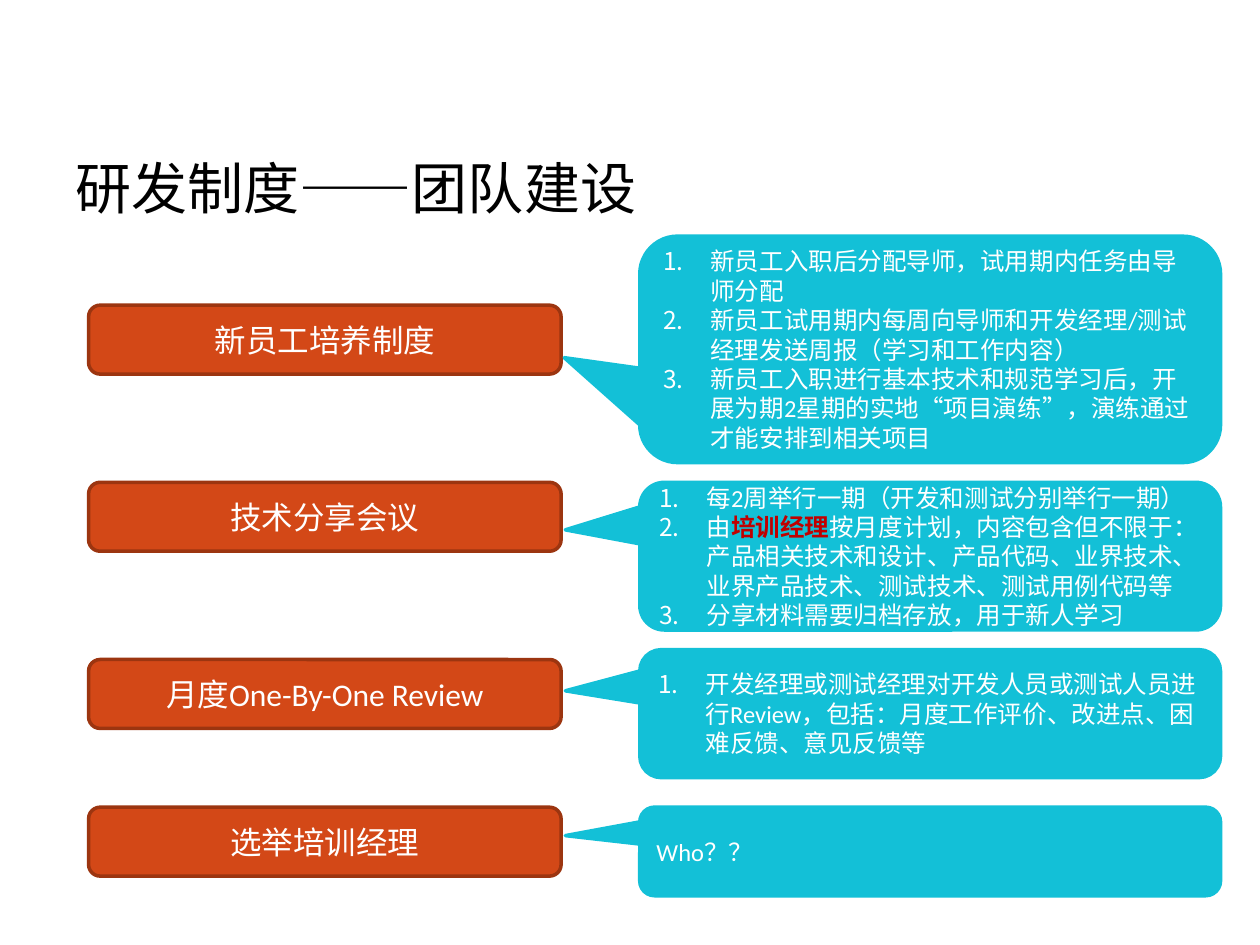
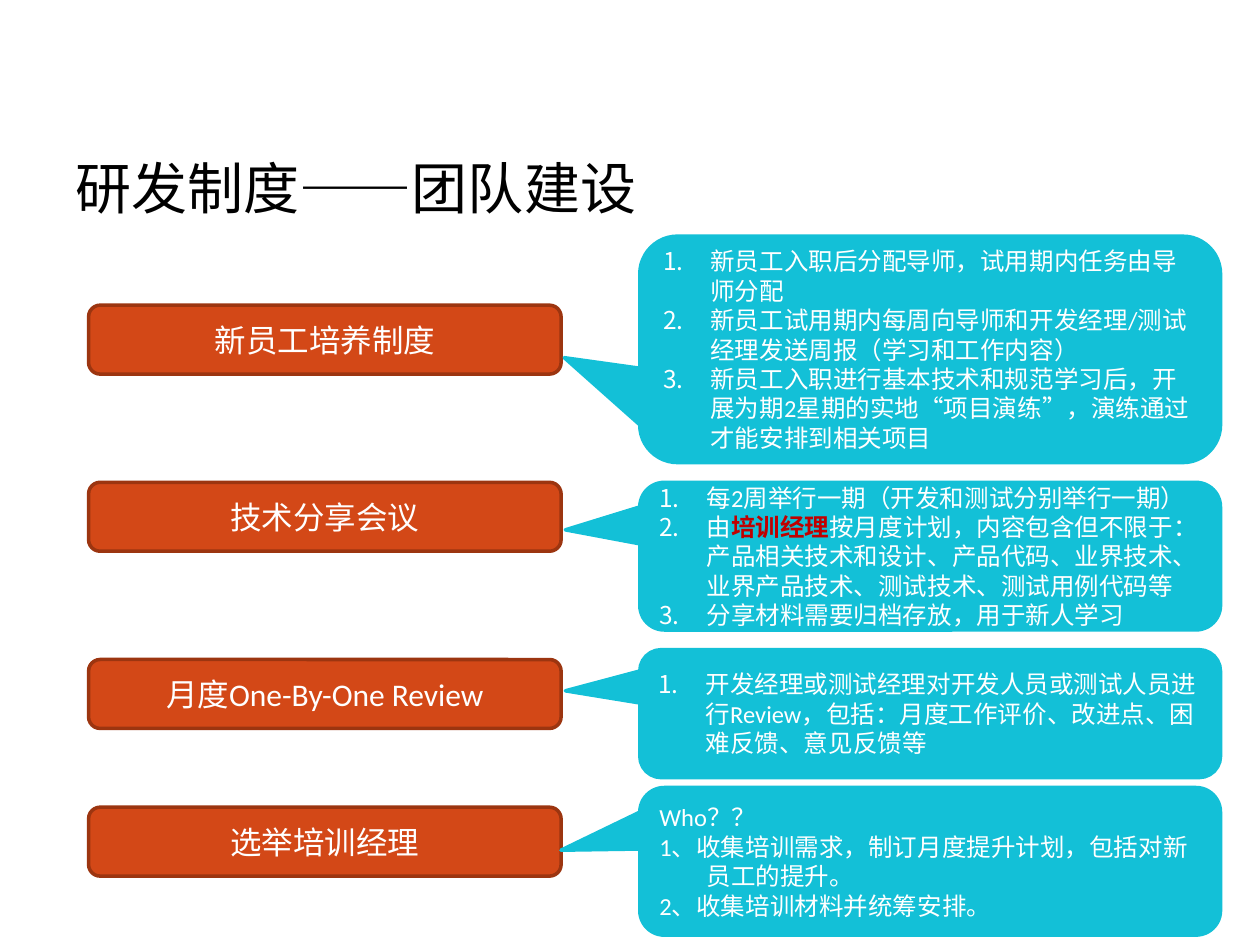
Before and after one commit to Vivian-hihi/SequoiaDB, a slide deck: slide 13 of internal_doc/00.项目管理/02.制度宣传/2016研发组织结构和制度流程宣传.pptx. Drawn at 1260x945 pixels with LibreOffice and Linux fonts; fonts in the diff are those of the drawing; background and template pictures are left out. Boxes give left, top, right and bottom in pixels: in the first picture for what was removed or moved away, otherwise in the second. Text is boxed around its words. In the diff, an @@ line names an element or a change of style, - is before the commit and + after.

```diff
--- a/internal_doc/00.项目管理/02.制度宣传/2016研发组织结构和制度流程宣传.pptx
+++ b/internal_doc/00.项目管理/02.制度宣传/2016研发组织结构和制度流程宣传.pptx
@@ rounded speech box "Who？？": place and size @@
-rounded speech box "Who？？" at bbox=[640, 808, 1221, 896]
+rounded speech box "Who？？" at bbox=[640, 788, 1221, 935]
@@ rounded speech box "Who？？" at bbox=[640, 788, 1221, 935]: proportions changed @@
@@ text in rounded speech box at bbox=[659, 836, 1187, 917]: paragraphs added @@
+1、收集培训需求，制订月度提升计划，包括对新员工的提升。
+2、收集培训材料并统筹安排。
```
Also in this commit, not shown: 3 other slides changed, 1 slide added.
